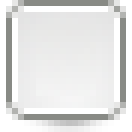
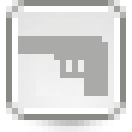
Layers edited between the first and the second 132×132 image:
added layer "gun" above "knife" over [18,36,108,96]
renamed "Nova Camada#1" to "car", hid it, painted on it over [18,36,108,96]
